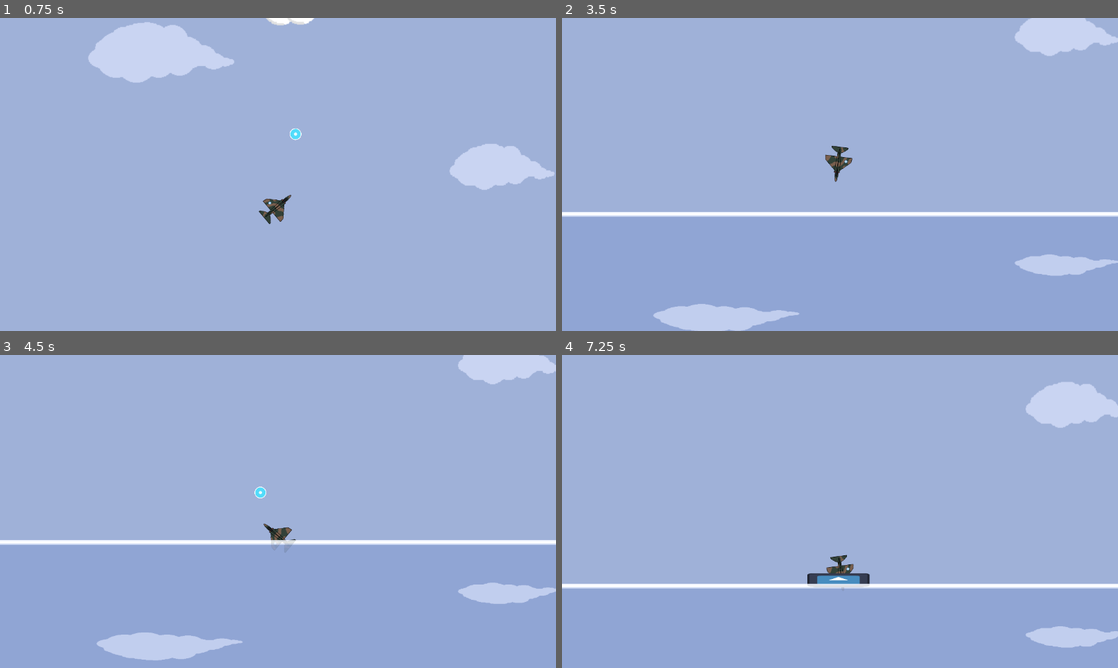
Above: before the commit, frames 1-4 (two rows, left to right).
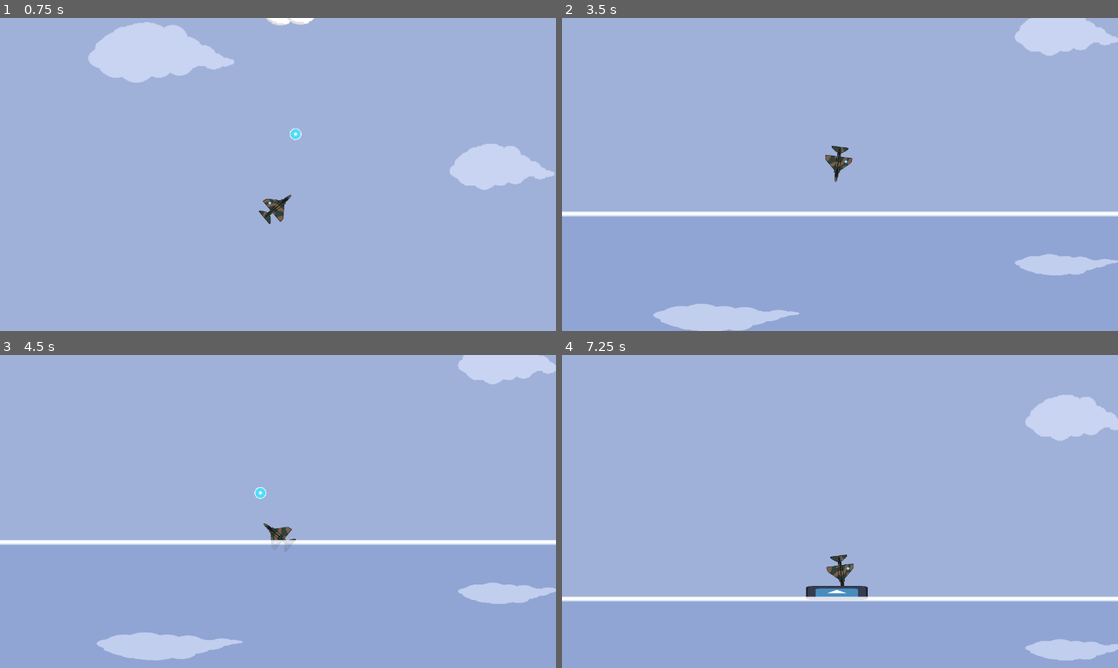
Above: after the commit, the same moments.

Repository: NicolasLaure/AceStrider
Game: Godot game, scene res://Scenes/nico_test_scene.tscn
The game is run twice, just before and just after one commit, with the same random seed, the same clock (stepped at 60 frames per second) and the same inputs. The engine's default icon, where the game draws it, is replaced by a stand-in: a white triangle on a blue panel in a dark square.
Inputs:
- Up to frame 1 (0.75 s): hold D from 0.53 s (still down); tap Space (Shoot) at 0.6 s
- Up to frame 2 (3.5 s): release D at 1.28 s; hold A 1.28-2.03 s; tap Space (Shoot) at 1.35, 2.1, 2.85 s; hold D 2.03-2.78 s; hold W (Thrust) from 2.78 s (still down)
- Up to frame 3 (4.5 s): release W (Thrust) at 3.53 s; hold A from 3.53 s (still down); tap Space (Shoot) at 3.6, 4.35 s
- Up to frame 4 (7.25 s): tap Space (Shoot) at 5.1, 5.85, 6.6 s; release A at 5.78 s; hold D 5.78-6.53 s; hold W (Thrust) from 6.53 s (still down)

Frame 1 is identical in both runs. In frame 2, 0.2% of the frame differs, in the area x 0-100%, y 41-97%; in frame 3, less than 0.1%; in frame 4, 6.3%, in the area x 0-100%, y 8-98%.

Commit message:
Updated Player Lateral motion

Diff:
--- a/Scripts/PlayerController.gd
+++ b/Scripts/PlayerController.gd
@@ -33,10 +33,10 @@
 			velocity.y += dir.y * speed * delta;
 			velocity.x += dir.x * speed * delta;
 
-		if(abs(dir.y) > 0.1):
+		if(abs(dir.y) < 0.1 && velocity.y > 0):
+			velocity.y += gravity * delta * delta;
+		else:
 			velocity.y += gravity * delta;
-		elif(velocity.y < 0):
-			velocity.y += gravity * delta * delta;
 
 	else:
 		if(velocity.x < 0):
